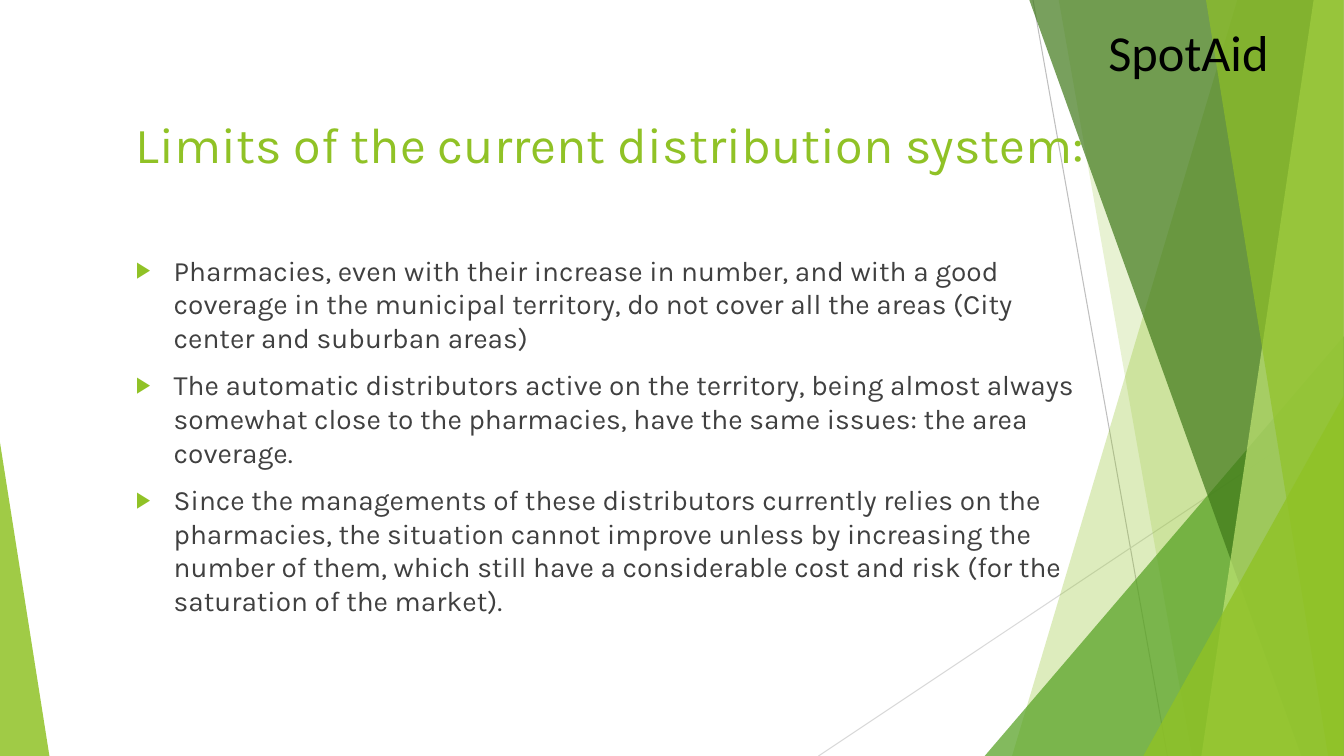
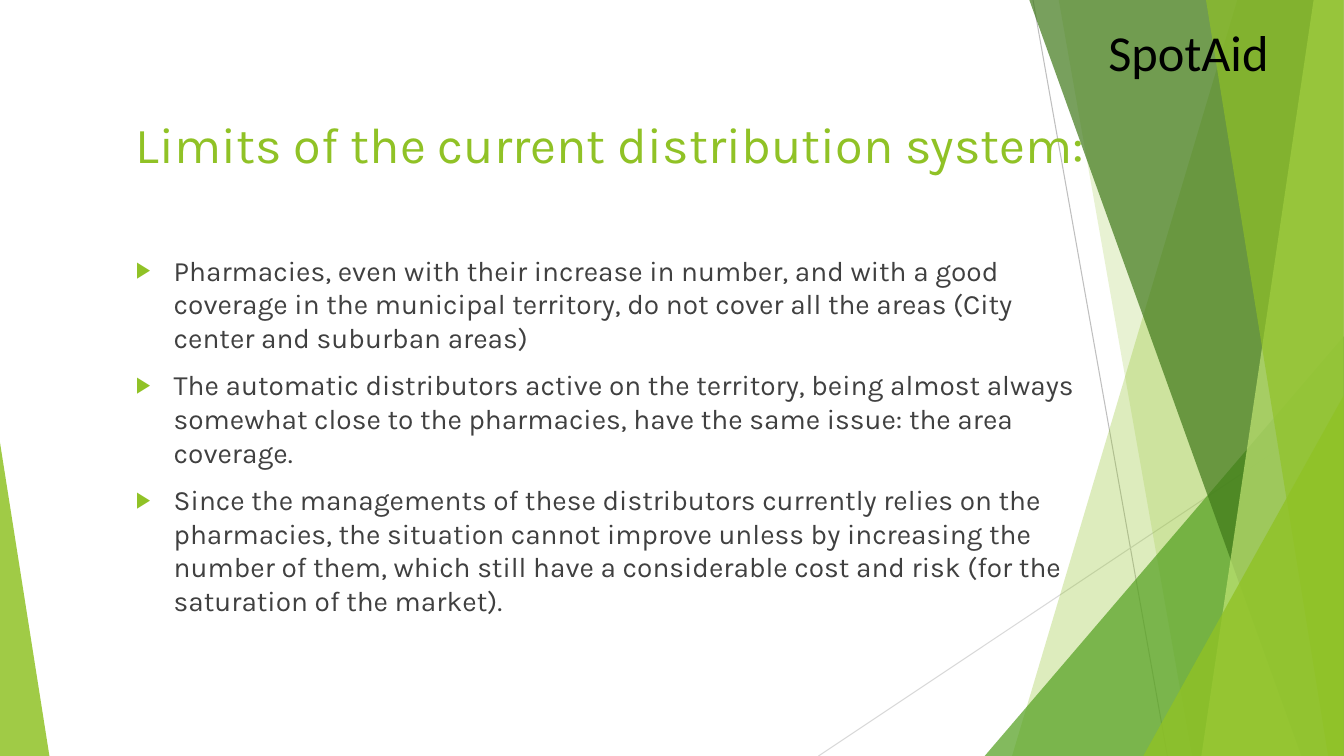
Before and after one commit to MattiaGrigoli/SpotAid, a slide deck: slide 3 of General Presentation - SpotAid.pptx. Drawn at 1344x756 pixels with LibreOffice and Linux fonts; fonts in the diff are those of the drawing. Boxes give left, top, right and bottom in pixels: in the first picture for what was removed or moved away, otherwise in the second. Text is boxed around its words. In the diff, an @@ line names an element or a change of style, - is before the commit and + after.

```diff
--- a/General Presentation - SpotAid.pptx
+++ b/General Presentation - SpotAid.pptx
@@ text at [174, 375, 1074, 470]: text changed @@
-▶ The automatic distributors active on the territory, being almost always somewhat close to the pharmacies, have the same issues: the area coverage.
+▶ The automatic distributors active on the territory, being almost always somewhat close to the pharmacies, have the same issue: the area coverage.
```
Also in this commit, not shown: 3 other slides changed, 1 other file.
